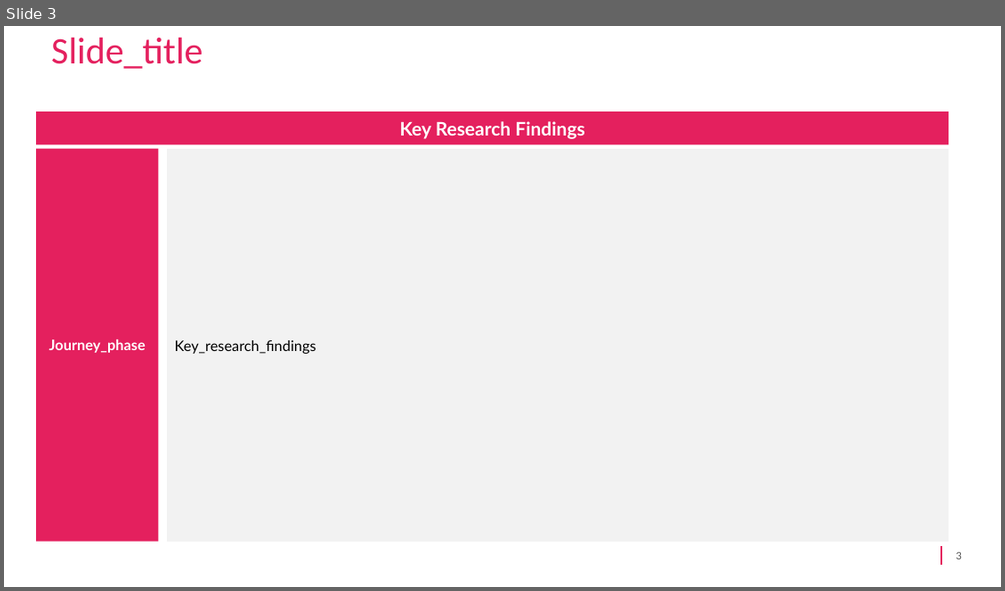
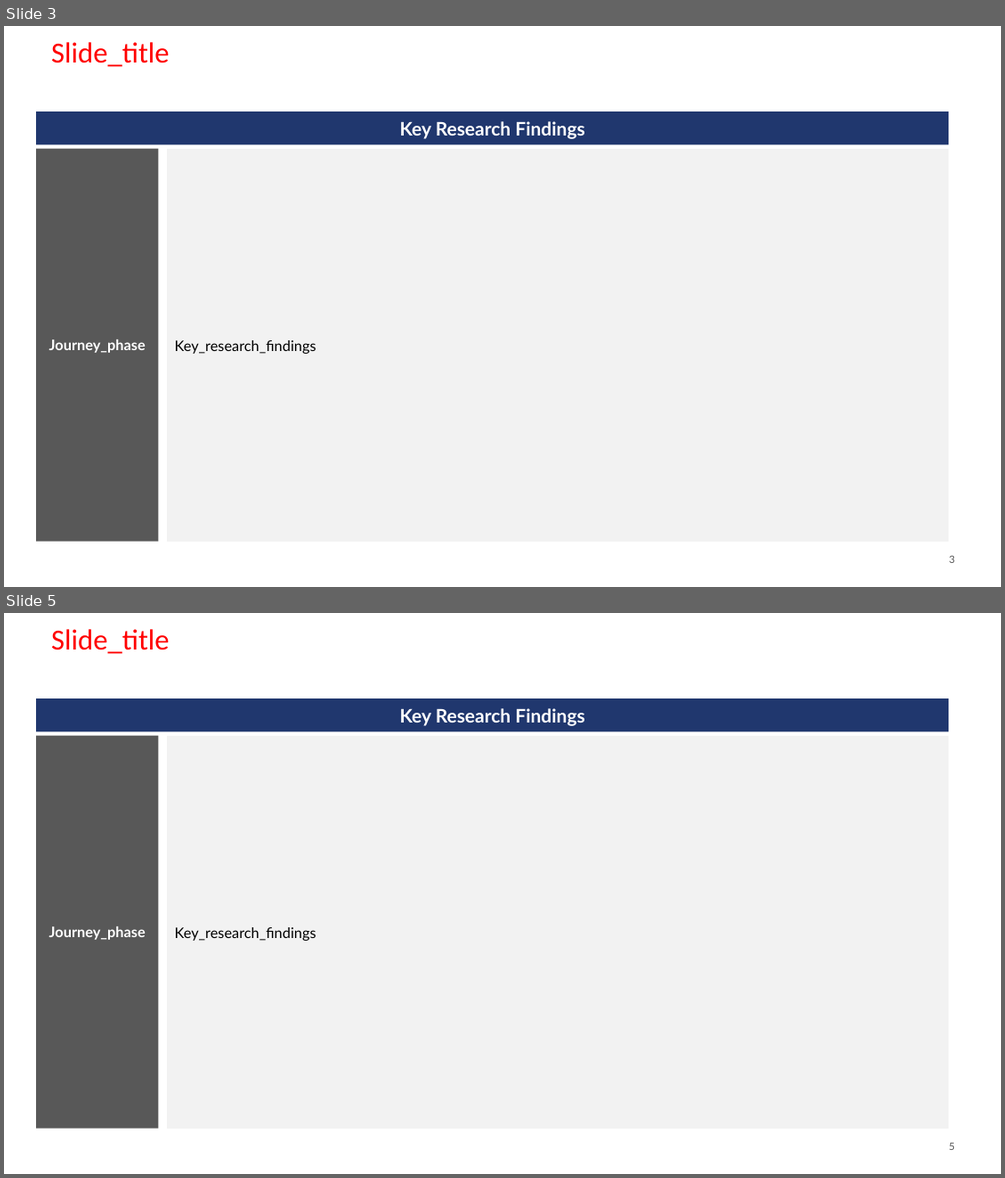
Before and after one commit to xpistos90210/templates, a slide deck: arslan_key_findings.pptx. Shown one above the other, each under a label of ours: slide 3 before the commit, slides 3 and 5 after it; the slides between them are not shown. The pictures are 1005x591 and 1005x1178 pixels, drawn with LibreOffice and Linux fonts; fonts in the diff are those of the drawing; background and template pictures are left out. Boxes give left, top, right and bottom in pixels: in the first picture for what was removed or moved away, otherwise in the second. Text is boxed around its words. In the diff, an @@ line names an element or a change of style, - is before the commit and + after.

```diff
--- a/arslan_key_findings.pptx
+++ b/arslan_key_findings.pptx
@@ slide 5 added at bbox=[4, 613, 1001, 1174], background #FFFFFF @@
@@ title added at bbox=[51, 629, 169, 654], 28 pt, text #FF0000 @@
+Slide_title
@@ rectangle added at bbox=[36, 699, 948, 732], fill #20376E, 18 pt, text #FFFFFF, bold @@
+Key Research Findings
@@ rectangle added at bbox=[36, 736, 158, 1128], fill #585858, 14 pt, text #FFFFFF, bold @@
+Journey_phase
@@ rectangle added at bbox=[167, 736, 948, 1128], fill #F2F2F2, 14 pt, text #000000 @@
+Key_research_findings
@@ page number added at bbox=[949, 1143, 955, 1150], 11 pt, text #585858 @@
+5
@@ slide 3 changed as well @@
@@ title "Slide_title" at bbox=[51, 42, 169, 67]: size 36 to 28 pt, text colour #E4205E to #FF0000 @@
@@ rectangle "Key Research Findings" at bbox=[36, 112, 948, 145]: fill #E4205E to #20376E @@
@@ rectangle "Journey_phase" at bbox=[36, 149, 158, 541]: fill #E4205E to #585858 @@
@@ page number at bbox=[949, 555, 955, 563]: vertical alignment middle to top @@
@@ line removed from (942, 547) to (942, 564) @@
```
Also in this commit, not shown: 2 other slides changed, 1 other slide added.
